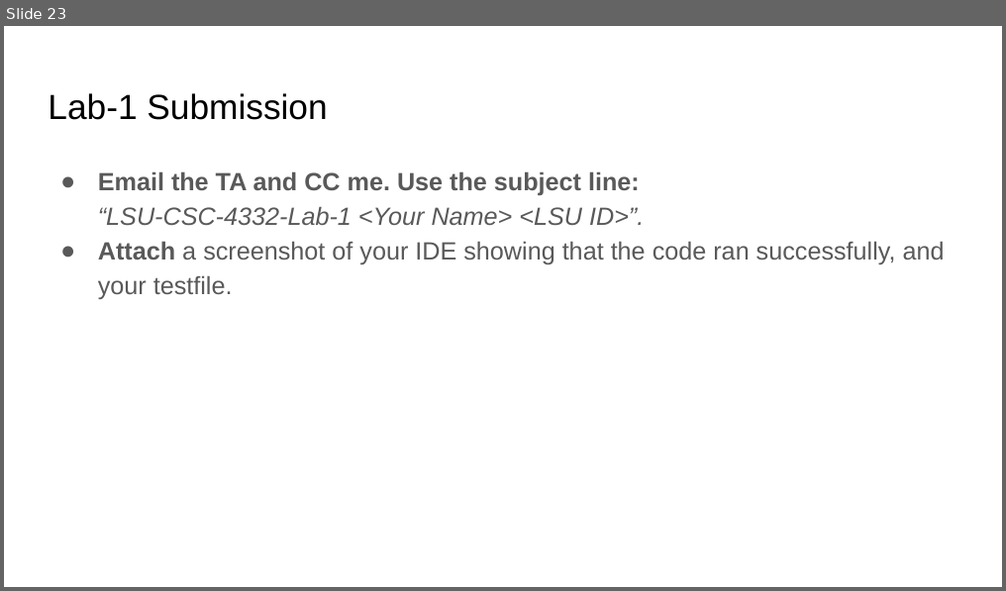
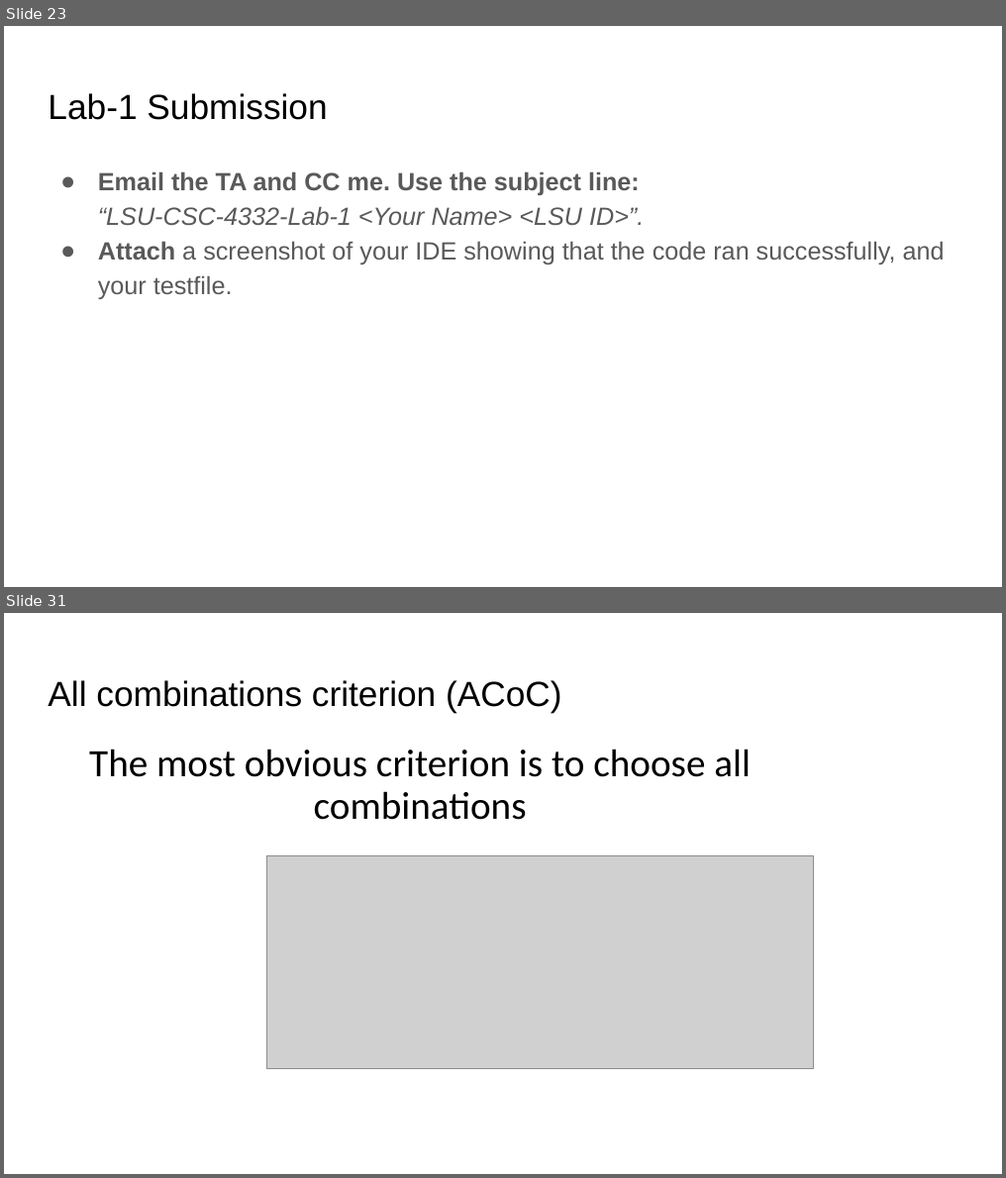
Before and after one commit to abdussatter401/abdussatter401.github.io, a slide deck: teaching/slides/Chapter 2 - Specification-based testing.pptx. Shown one above the other, each under a label of ours: slide 23 before the commit, slides 23 and 31 after it; the slides between them are not shown. The pictures are 1006x591 and 1006x1178 pixels, drawn with LibreOffice and Linux fonts; fonts in the diff are those of the drawing; grey boxes stand for pictures. Boxes give left, top, right and bottom in pixels: in the first picture for what was removed or moved away, otherwise in the second. Text is boxed around its words. In the diff, an @@ line names an element or a change of style, - is before the commit and + after.

```diff
--- a/teaching/slides/Chapter 2 - Specification-based testing.pptx
+++ b/teaching/slides/Chapter 2 - Specification-based testing.pptx
@@ slide 31 added at [4,613,1002,1174], background #FFFFFF @@
@@ title added at [48,680,562,712], 25.2 pt, text #000000 @@
+All combinations criterion (ACoC)
@@ text added at [89,749,750,820], 28 pt, text #000000 @@
+The most obvious criterion is to choose all combinations
@@ picture added at [267,857,813,1070] @@
```
Also in this commit, not shown: 1 slide changed, 18 other slides added, 3 other files.
